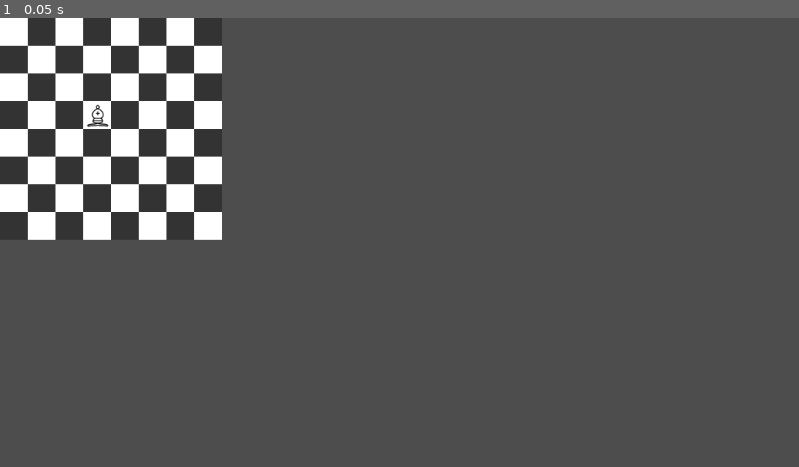
Above: before the commit, frame 1.
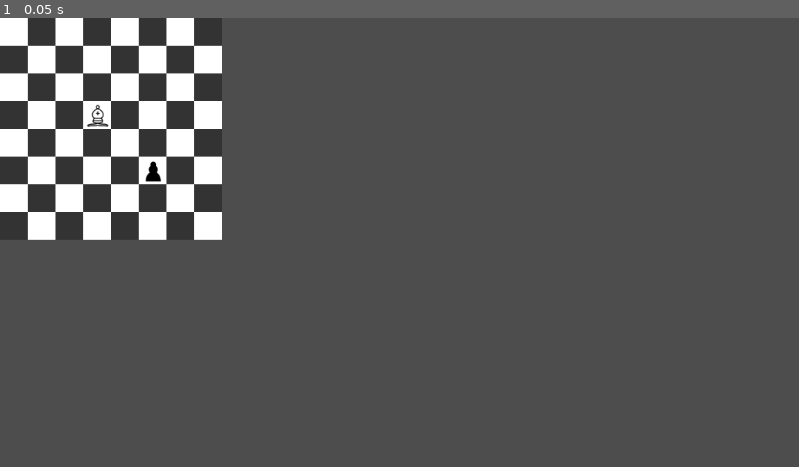
Above: after the commit, the same moment.

Repository: ugly-one/chess
Game: Godot game, scene res://main.tscn
The game is run twice, just before and just after one commit, with the same random seed, the same clock (stepped at 60 frames per second) and the same inputs.
Inputs:
- Up to frame 1 (0.05 s): no input

The runs differ from the first frame. In frame 1, less than 0.1% of the frame differs, in the area x 18-21%, y 31-37%.

Commit message:
simplify stuff

Diff:
--- a/bishop.gd
+++ b/bishop.gd
@@ -1,12 +1,25 @@
 extends Node2D
 
 @export var player: Enums.Player = Enums.Player.WHITE
-@export var movement: BishopMovement
+
+func _ready():
+	var black_texture: CompressedTexture2D = preload("res://assets/black_bishop.svg")
+	var white_texture: CompressedTexture2D = preload("res://assets/white_bishop.svg")
+	if (player == Enums.Player.WHITE):
+		$piece.set_texture(white_texture)
+	else:
+		$piece.set_texture(black_texture)
 
 func _on_piece_dropped(current_position:Vector2, new_position: Vector2):
-	var can_move = movement.can_move(current_position, new_position)
+	var can_move = can_move(current_position, new_position)
 	if (can_move == false):
 		$piece.move(current_position)
 	else:
 		$piece.move(new_position)
 	pass # Replace with function body.
+
+func can_move(current_position: Vector2, new_position: Vector2) -> bool:
+	var move_vector = abs(new_position-current_position)
+	if (move_vector.x == move_vector.y):
+		return true
+	return false
--- a/bishopMovement.gd
+++ /dev/null
@@ -1,9 +0,0 @@
-extends Node2D
-
-class_name BishopMovement
-
-func can_move(current_position: Vector2, new_position: Vector2) -> bool:
-	var move_vector = abs(new_position-current_position)
-	if (move_vector.x == move_vector.y):
-		return true
-	return false
--- a/main.tscn
+++ b/main.tscn
@@ -1,41 +1,26 @@
-[gd_scene load_steps=8 format=3 uid="uid://dredpslxvxlbe"]
+[gd_scene load_steps=5 format=3 uid="uid://dredpslxvxlbe"]
 
 [ext_resource type="PackedScene" uid="uid://debbhx7xeg5xv" path="res://board.tscn" id="1_6sajw"]
 [ext_resource type="Script" path="res://pawn.gd" id="2_ihwxx"]
-[ext_resource type="Texture2D" uid="uid://dy6meu3wvafaw" path="res://assets/white_bishop.svg" id="3_kqvix"]
 [ext_resource type="PackedScene" uid="uid://cjhgrgxbs3ab7" path="res://piece.tscn" id="3_n8kn4"]
-[ext_resource type="Script" path="res://pawnMovement.gd" id="5_q0ysq"]
 [ext_resource type="Script" path="res://bishop.gd" id="6_cd0ga"]
-[ext_resource type="Script" path="res://bishopMovement.gd" id="7_6ed2y"]
 
 [node name="main" type="Node2D"]
 
 [node name="board" parent="." instance=ExtResource("1_6sajw")]
 
-[node name="pawn" type="Node2D" parent="." node_paths=PackedStringArray("movement")]
+[node name="pawn" type="Node2D" parent="."]
 script = ExtResource("2_ihwxx")
 player = 1
-movement = NodePath("pawnMovement")
 
 [node name="piece" parent="pawn" instance=ExtResource("3_n8kn4")]
-unique_name_in_owner = true
 position = Vector2(221, 220)
 
-[node name="pawnMovement" type="Node2D" parent="pawn"]
-unique_name_in_owner = true
-script = ExtResource("5_q0ysq")
-
-[node name="bishop" type="Node2D" parent="." node_paths=PackedStringArray("movement")]
+[node name="bishop" type="Node2D" parent="."]
 script = ExtResource("6_cd0ga")
-movement = NodePath("bishopMovement")
 
 [node name="piece" parent="bishop" instance=ExtResource("3_n8kn4")]
 position = Vector2(141, 141)
-texture_a = ExtResource("3_kqvix")
-
-[node name="bishopMovement" type="Node2D" parent="bishop"]
-unique_name_in_owner = true
-script = ExtResource("7_6ed2y")
 
 [connection signal="dropped" from="pawn/piece" to="pawn" method="_on_piece_dropped"]
 [connection signal="dropped" from="bishop/piece" to="bishop" method="_on_piece_dropped"]
--- a/pawn.gd
+++ b/pawn.gd
@@ -1,14 +1,35 @@
 extends Node2D
 
 @export var player: Enums.Player = Enums.Player.WHITE
-@export var movement: PawnMovement
 
 func _ready():
-	var texture: CompressedTexture2D = preload("res://assets/black_pawn.svg")
-	$piece.texture_a = texture
+	var black_texture: CompressedTexture2D = preload("res://assets/black_pawn.svg")
+	var white_texture: CompressedTexture2D = preload("res://assets/white_pawn.svg")
+	if (player == Enums.Player.WHITE):
+		$piece.set_texture(white_texture)
+	else:
+		$piece.set_texture(black_texture)
 
 func _on_piece_dropped(current_position:Vector2, new_position: Vector2):
-	var can_move = movement.can_move(current_position, new_position, player)
+	var can_move = can_move(current_position, new_position, player)
 	if (can_move == false):
 		$piece.move(current_position)
-	pass # Replace with function body.
+	else:
+		$piece.move(new_position)
+	pass
+
+func can_move(current_position: Vector2, new_position: Vector2, player: Enums.Player) -> bool:
+	if (current_position.y == new_position.y):
+		return false
+	if (new_position.x != current_position.x):
+		return false
+	if (player == Enums.Player.WHITE):
+		if (new_position.y + 1 == current_position.y):
+			return true
+		else:
+			return false
+	else :
+		if (new_position.y - 1 == current_position.y):
+			return true
+		else:
+			return false
--- a/pawnMovement.gd
+++ /dev/null
@@ -1,19 +0,0 @@
-extends Node2D
-
-class_name PawnMovement
-
-func can_move(current_position: Vector2, new_position: Vector2, player: Enums.Player) -> bool:
-	if (current_position.y == new_position.y):
-		return false
-	if (new_position.x != current_position.x):
-		return false
-	if (player == Enums.Player.WHITE):
-		if (new_position.y - 1 == current_position.y):
-			return true
-		else:
-			return false
-	else :
-		if (new_position.y + 1 == current_position.y):
-			return true
-		else:
-			return false
--- a/piece.gd
+++ b/piece.gd
@@ -6,11 +6,10 @@
 var dragging = false
 var startingPosition
 
-@export var texture_a: Texture
 @onready var sprite_2d = %Sprite2D
 
 func _ready():
-	sprite_2d.texture = texture_a
+	pass
 
 func _input(event):
 
@@ -53,3 +52,6 @@
 func move(new_position: Vector2):
 	position.x = new_position.x * 40 + 20
 	position.y = new_position.y * 40 + 20
+
+func set_texture(texture: Texture):
+	sprite_2d.texture = texture
